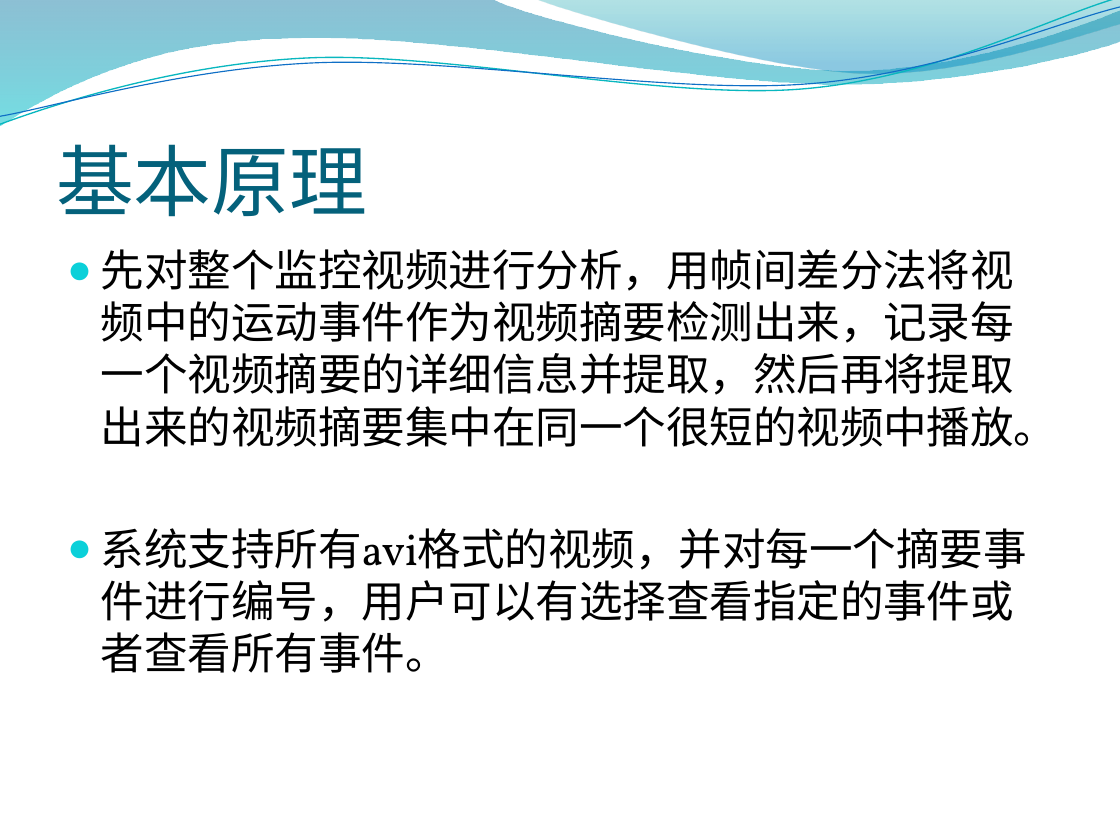
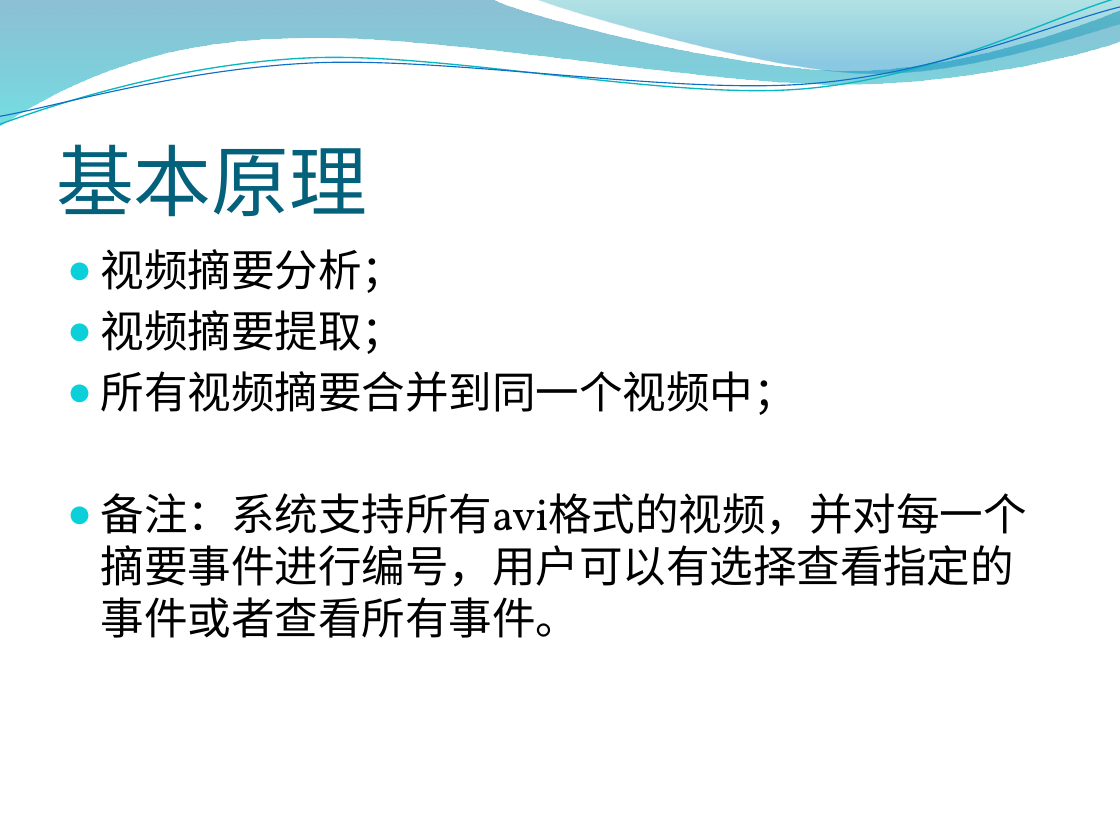
Before and after one commit to ronnyMakhuddin/motion-detect-tiqu, a slide deck: slide 6 of 文档管理/其他文档/智能视屏摘要系统演示.pptx (slide 4 before the commit). Drawn at 1120x840 pixels with LibreOffice and Linux fonts; fonts in the diff are those of the drawing; background and template pictures are left out. Boxes give left, top, right and bottom in pixels: in the first picture for what was removed or moved away, otherwise in the second. Text is boxed around its words. In the diff, an @@ line names an element or a change of style, - is before the commit and + after.

```diff
--- a/文档管理/其他文档/智能视屏摘要系统演示.pptx
+++ b/文档管理/其他文档/智能视屏摘要系统演示.pptx
@@ text at (x1=101, y1=249, x2=1027, y2=638): text changed @@
-● 先对整个监控视频进行分析，用帧间差分法将视频中的运动事件作为视频摘要检测出来，记录每一个视频摘要的详细信息并提取，然后再将提取出来的视频摘要集中在同一个很短的视频中播放。
-● 系统支持所有avi格式的视频，并对每一个摘要事件进行编号，用户可以有选择查看指定的事件或者查看所有事件。
+● 视频摘要分析；
+● 视频摘要提取；
+● 所有视频摘要合并到同一个视频中；
+● 备注：系统支持所有avi格式的视频，并对每一个摘要事件进行编号，用户可以有选择查看指定的事件或者查看所有事件。
```
Also in this commit, not shown: 1 other slide changed, 2 slides added.
